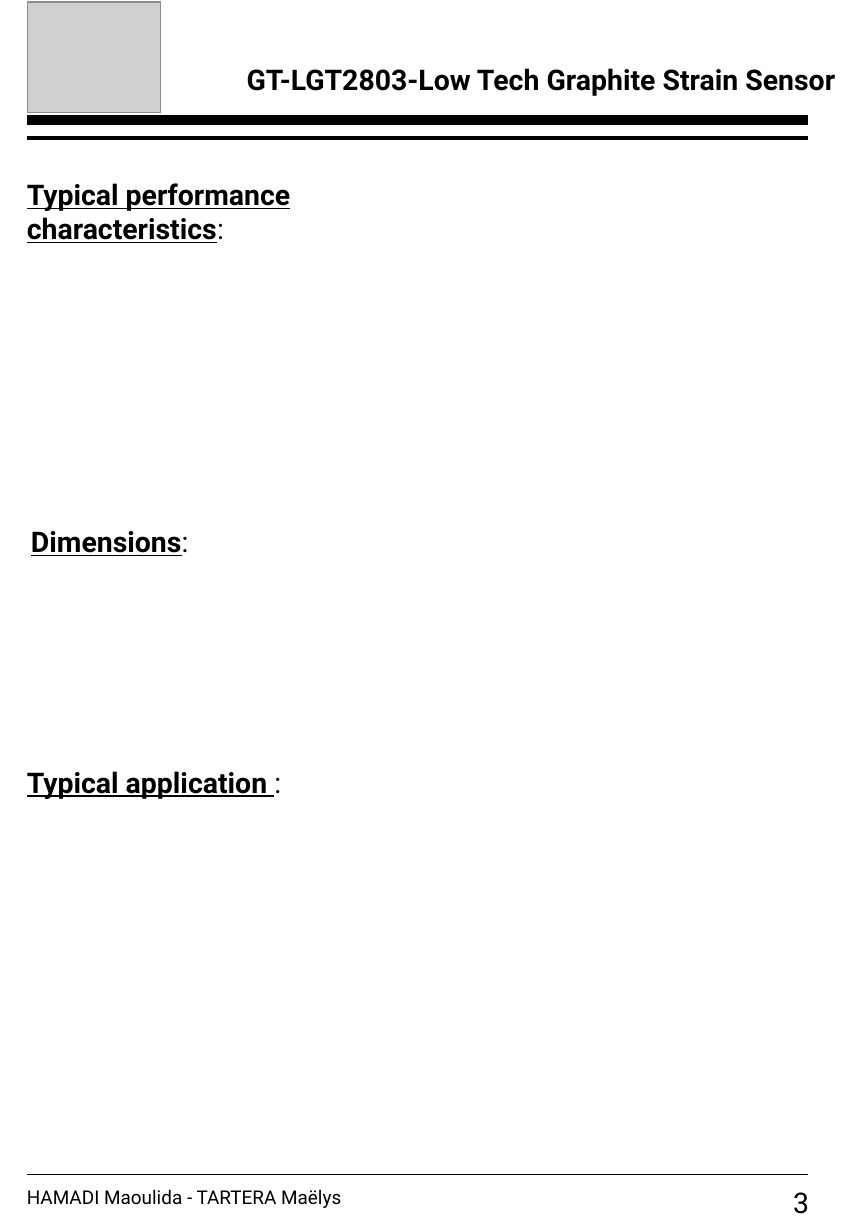
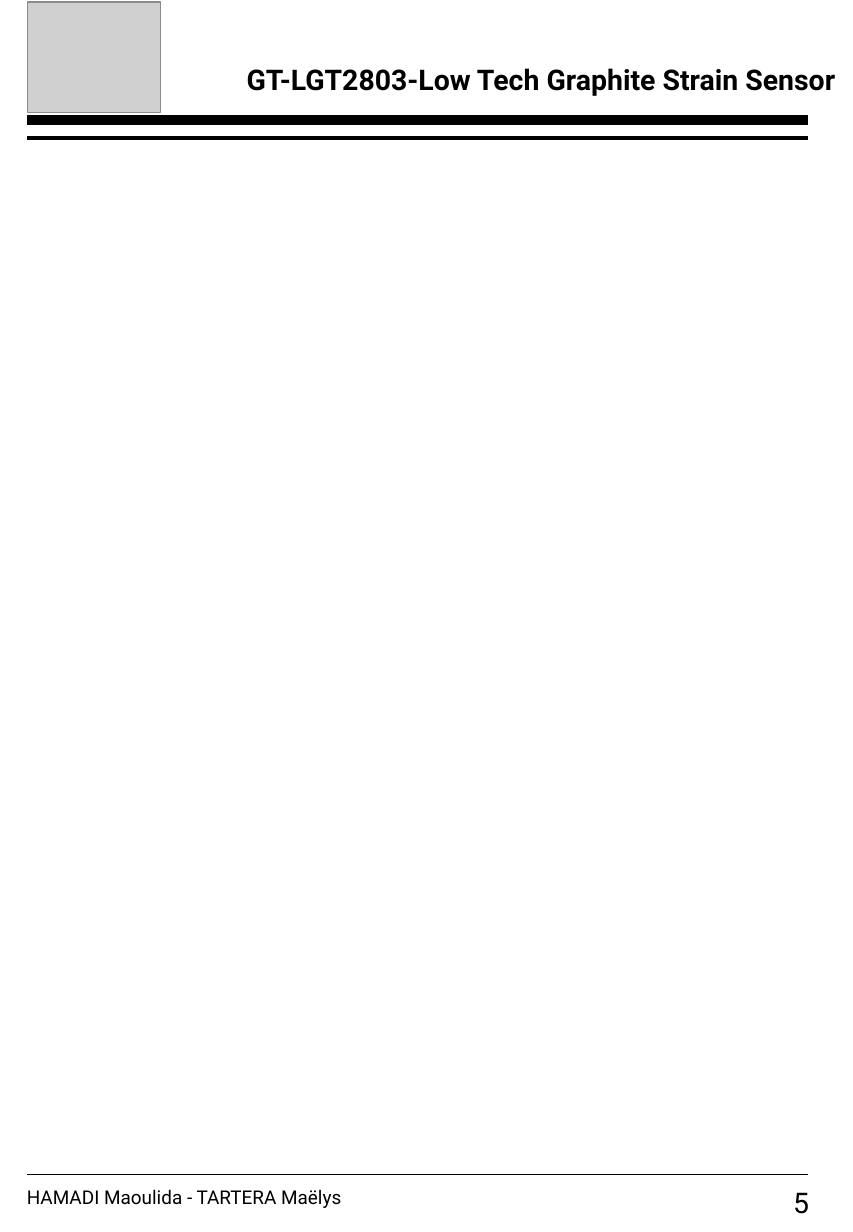
Before and after one commit to MOSH-Insa-Toulouse/2024-2025-4GP-cookingmae-MaouLidaDev, a slide deck: slide 5 of Datasheet/Datasheet_capteur_2025.pptx (slide 3 before the commit). Drawn at 853x1232 pixels with LibreOffice and Linux fonts; fonts in the diff are those of the drawing; grey boxes stand for pictures. Boxes give left, top, right and bottom in pixels: in the first picture for what was removed or moved away, otherwise in the second. Text is boxed around its words. In the diff, an @@ line names an element or a change of style, - is before the commit and + after.

```diff
--- a/Datasheet/Datasheet_capteur_2025.pptx
+++ b/Datasheet/Datasheet_capteur_2025.pptx
@@ text removed at box(27, 183, 291, 243) @@
-Typical performance characteristics:
@@ text removed at box(31, 531, 189, 556) @@
-Dimensions:
@@ text removed at box(27, 771, 267, 799) @@
-Typical application :
@@ text at box(793, 1192, 809, 1214): text changed @@
-3
+5
```
Also in this commit, not shown: 2 other slides changed, 2 slides added, 1 other file.
